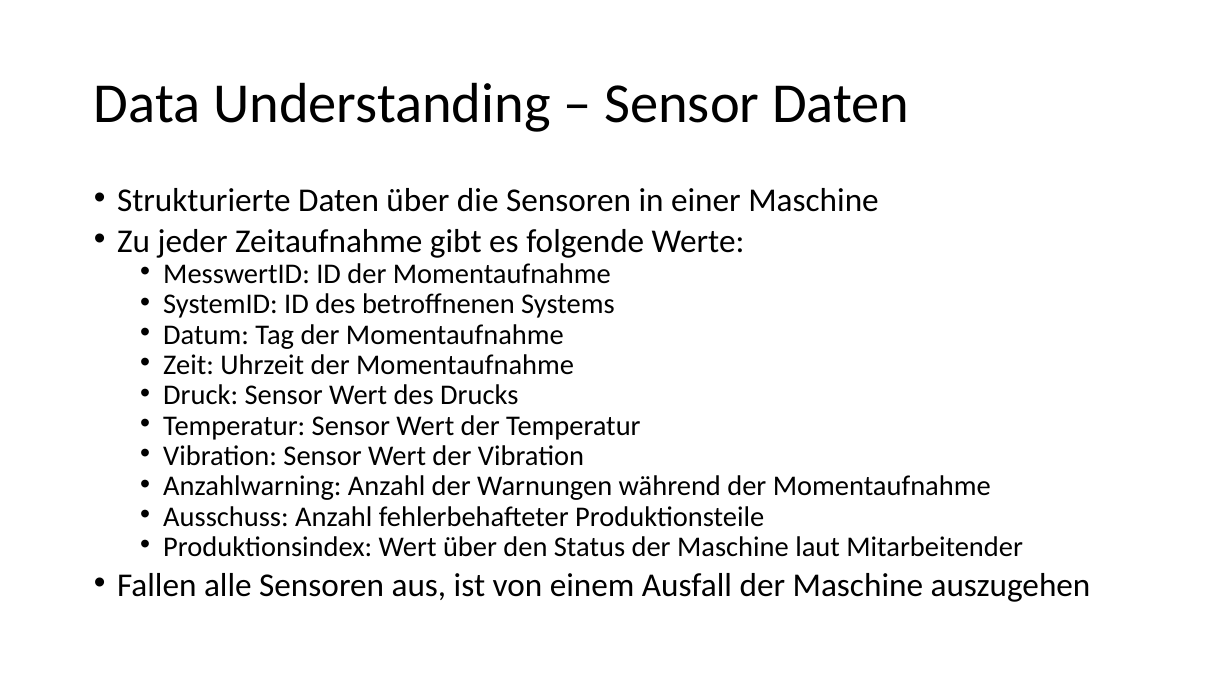
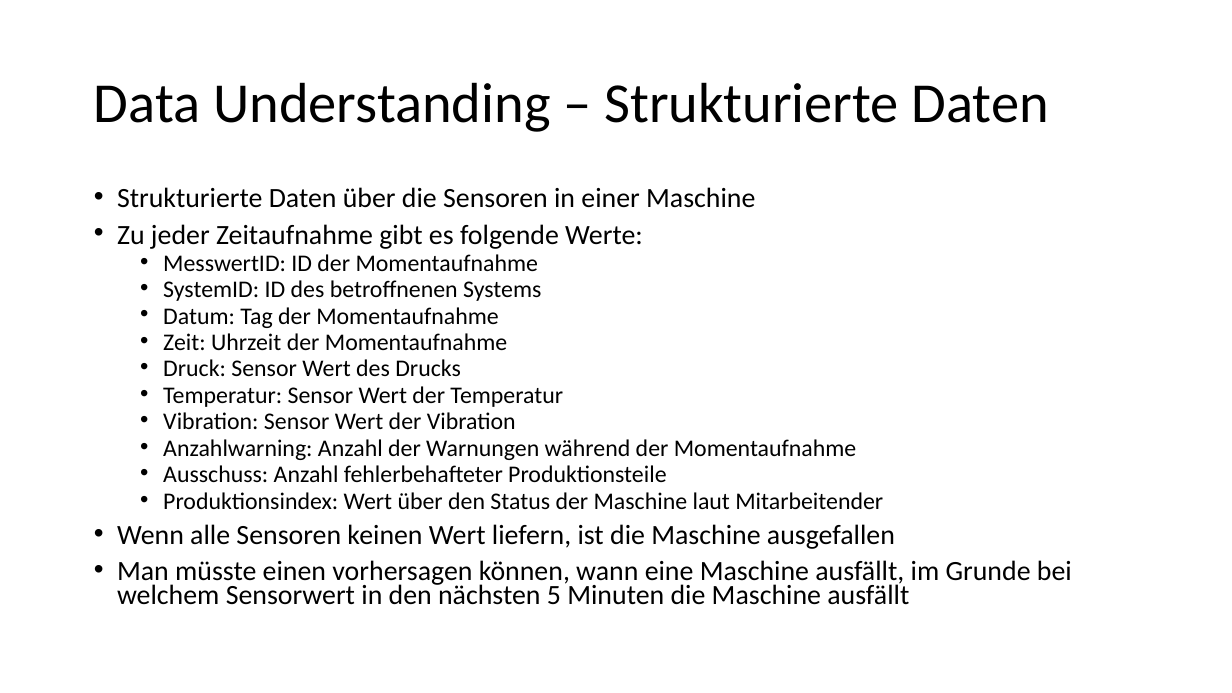
Before and after one commit to Flitschi7/big-data-management, a slide deck: slide 5 of Organisational/Dokumentation HHZ Rocket Project.pptx (slide 6 before the commit). Drawn at 1232x693 pixels with LibreOffice and Linux fonts; fonts in the diff are those of the drawing. Boxes give left, top, right and bottom in pixels: in the first picture for what was removed or moved away, otherwise in the second. Text is boxed around its words. In the diff, an @@ line names an element or a change of style, - is before the commit and + after.

```diff
--- a/Organisational/Dokumentation HHZ Rocket Project.pptx
+++ b/Organisational/Dokumentation HHZ Rocket Project.pptx
@@ title at (94, 82, 1049, 132): text changed @@
-Data Understanding – Sensor Daten
+Data Understanding – Strukturierte Daten
@@ text at (117, 187, 883, 509): size 25.9 to 21.7 pt in "Strukturierte Daten über die Sensoren in einer ...", "Zu jeder Zeitaufnahme gibt es folgende Werte:"; size 22.2 to 18.6 pt in "MesswertID: ID der Momentaufnahme", "SystemID: ID des betroffnenen Systems", "Datum: Tag der Momentaufnahme", "Zeit: Uhrzeit der Momentaufnahme" and 6 more places @@
@@ text at (117, 524, 1072, 605): text changed; size 25.9 to 21.7 pt @@
-• Fallen alle Sensoren aus, ist von einem Ausfall der Maschine auszugehen
+• Wenn alle Sensoren keinen Wert liefern, ist die Maschine ausgefallen
+• Man müsste einen vorhersagen können, wann eine Maschine ausfällt, im Grunde bei welchem Sensorwert in den nächsten 5 Minuten die Maschine ausfällt
```
Also in this commit, not shown: 3 other slides changed, 1 slide removed, 1 other file.
